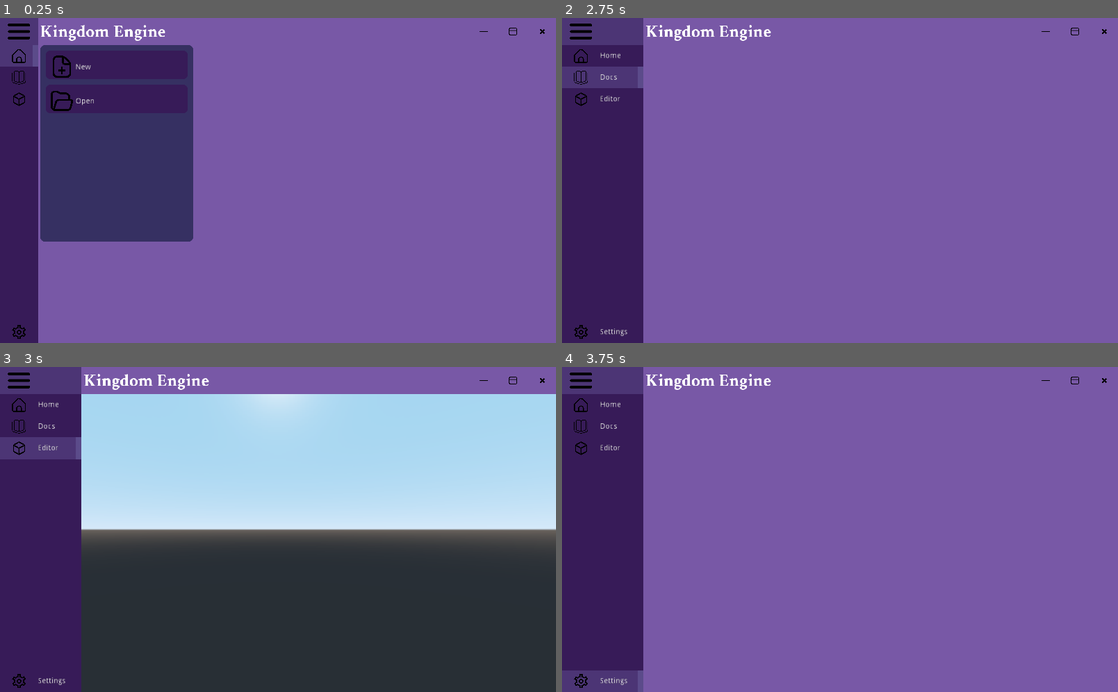
Above: before the commit, frames 1-4 (two rows, left to right).
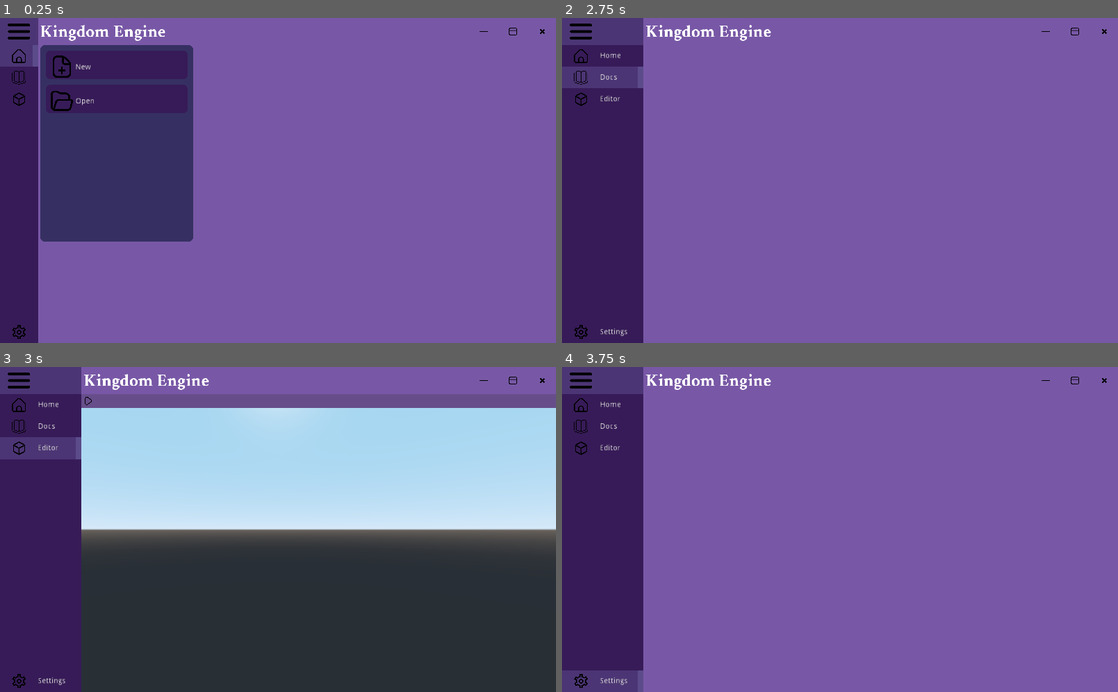
Above: after the commit, the same moments.

Repository: TheLuke013/Kingdom-Engine
Game: Godot game, scene res://scenes/Main.tscn
Same seed, same stepped clock (60 frames per second), same inputs: the game is played once before the commit and once after it.
Inputs (mouse positions are in pixels of both pictures, inside the frame that each line leads up to):
- Up to frame 1 (0.25 s): no input
- Up to frame 2 (2.75 s): tap Enter at 0.5, 2 s; move the mouse to (578, 31) at 0.52 s; hold Mouse wheel up (zoom_in) 0.53-1.28 s; click (578, 31) at 0.67 s; tap Space at 1.25 s; move the mouse to (600, 57) at 1.27 s; tap Mouse wheel down (zoom_out) at 1.35 s; click (600, 57) at 1.42 s; move the mouse to (600, 76) at 2.02 s; hold Mouse wheel up (zoom_in) from 2.03 s (still down); click (600, 76) at 2.17 s
- Up to frame 3 (3 s): tap Space at 2.75 s; move the mouse to (38, 448) at 2.77 s; release Mouse wheel up (zoom_in) at 2.78 s; tap Mouse wheel down (zoom_out) at 2.85 s; click (38, 448) at 2.92 s
- Up to frame 4 (3.75 s): tap Enter at 3.5 s; move the mouse to (600, 682) at 3.52 s; hold Mouse wheel up (zoom_in) from 3.53 s (still down); click (600, 682) at 3.67 s

Frames 1-2 are identical in both runs. In frame 3, 3.6% of the frame differs, in the area x 14-100%, y 8-13%; in frame 4, nothing differs.

Commit message:
Added Engine base

Diff:
--- a/components/Button.tscn
+++ b/components/Button.tscn
@@ -1,6 +1,6 @@
 [gd_scene load_steps=2 format=2]
 
-[ext_resource path="res://scripts/Button.gd" type="Script" id=1]
+[ext_resource path="res://scripts/UI/Button.gd" type="Script" id=1]
 
 [node name="Button" type="Control"]
 margin_right = 114.0
--- a/components/NavItem.tscn
+++ b/components/NavItem.tscn
@@ -1,6 +1,6 @@
 [gd_scene load_steps=2 format=2]
 
-[ext_resource path="res://scripts/NavItem.gd" type="Script" id=1]
+[ext_resource path="res://scripts/UI/NavItem.gd" type="Script" id=1]
 
 [node name="NavItem" type="Control" groups=["NavItem"]]
 margin_right = 70.0
--- a/components/SysButton.tscn
+++ b/components/SysButton.tscn
@@ -1,6 +1,6 @@
 [gd_scene load_steps=2 format=2]
 
-[ext_resource path="res://scripts/SystemButtons.gd" type="Script" id=1]
+[ext_resource path="res://scripts/UI/SystemButtons.gd" type="Script" id=1]
 
 [node name="SysButton" type="ColorRect"]
 margin_right = 50.0
--- /dev/null
+++ b/components/ToolButton.tscn
@@ -0,0 +1,14 @@
+[gd_scene load_steps=2 format=2]
+
+[ext_resource path="res://scripts/UI/ToolButton.gd" type="Script" id=1]
+
+[node name="ToolButton" type="ColorRect"]
+margin_right = 25.0
+margin_bottom = 25.0
+rect_min_size = Vector2( 25, 25 )
+color = Color( 1, 1, 1, 0 )
+script = ExtResource( 1 )
+
+[node name="Icon" type="Sprite" parent="."]
+position = Vector2( 12.5, 12.5 )
+scale = Vector2( 0.03, 0.03 )
--- /dev/null
+++ b/icons/toque.svg
@@ -0,0 +1,2 @@
+<?xml version="1.0" encoding="UTF-8"?>
+<svg xmlns="http://www.w3.org/2000/svg" id="Outline" viewBox="0 0 24 24" width="512" height="512"><path d="M20.494,7.968l-9.54-7A5,5,0,0,0,3,5V19a5,5,0,0,0,7.957,4.031l9.54-7a5,5,0,0,0,0-8.064Zm-1.184,6.45-9.54,7A3,3,0,0,1,5,19V5A2.948,2.948,0,0,1,6.641,2.328,3.018,3.018,0,0,1,8.006,2a2.97,2.97,0,0,1,1.764.589l9.54,7a3,3,0,0,1,0,4.836Z"/></svg>
--- a/resources/corner_style.tres
+++ b/resources/corner_style.tres
@@ -2,3 +2,5 @@
 
 [resource]
 bg_color = Color( 0.215686, 0.105882, 0.345098, 1 )
+shadow_size = 10
+shadow_offset = Vector2( 10, 10 )
--- a/scenes/Editor.tscn
+++ b/scenes/Editor.tscn
@@ -1,7 +1,7 @@
 [gd_scene load_steps=3 format=2]
 
-[ext_resource path="res://scripts/Editor.gd" type="Script" id=1]
-[ext_resource path="res://scripts/Viewport.gd" type="Script" id=2]
+[ext_resource path="res://scripts/Pages/Editor.gd" type="Script" id=1]
+[ext_resource path="res://scripts/Pages/Viewport.gd" type="Script" id=2]
 
 [node name="Editor" type="Spatial"]
 script = ExtResource( 1 )
--- a/scenes/Main.tscn
+++ b/scenes/Main.tscn
@@ -1,10 +1,10 @@
 [gd_scene load_steps=19 format=2]
 
 [ext_resource path="res://icons/menu-burger.svg" type="Texture" id=1]
-[ext_resource path="res://scripts/ToggleButton.gd" type="Script" id=2]
+[ext_resource path="res://scripts/UI/ToggleButton.gd" type="Script" id=2]
 [ext_resource path="res://icons/home.svg" type="Texture" id=3]
 [ext_resource path="res://components/SysButton.tscn" type="PackedScene" id=4]
-[ext_resource path="res://scripts/TitleBar.gd" type="Script" id=5]
+[ext_resource path="res://scripts/UI/TitleBar.gd" type="Script" id=5]
 [ext_resource path="res://icons/window-maximize.svg" type="Texture" id=6]
 [ext_resource path="res://icons/cross-small.svg" type="Texture" id=7]
 [ext_resource path="res://icons/minus.svg" type="Texture" id=8]
@@ -15,7 +15,7 @@
 [ext_resource path="res://scenes/pages/Home.tscn" type="PackedScene" id=13]
 [ext_resource path="res://resources/corner_style.tres" type="StyleBox" id=14]
 [ext_resource path="res://resources/crimson_bold_font.tres" type="DynamicFont" id=15]
-[ext_resource path="res://scripts/EditorGUI.gd" type="Script" id=16]
+[ext_resource path="res://scenes/pages/EditorGUI.tscn" type="PackedScene" id=16]
 [ext_resource path="res://scenes/Editor.tscn" type="PackedScene" id=17]
 
 [sub_resource type="Animation" id=2]
@@ -194,11 +194,7 @@
 anchor_right = 1.0
 anchor_bottom = 1.0
 
-[node name="EditorGUI" type="Control" parent="HBoxContainer/Body/Pages"]
-visible = false
-anchor_right = 1.0
-anchor_bottom = 1.0
-script = ExtResource( 16 )
+[node name="EditorGUI" parent="HBoxContainer/Body/Pages" instance=ExtResource( 16 )]
 
 [node name="Settings" type="Control" parent="HBoxContainer/Body/Pages"]
 visible = false
@@ -210,4 +206,3 @@
 
 [connection signal="gui_input" from="HBoxContainer/Sidebar/VBoxContainer/TopContainer/ToggleButton" to="HBoxContainer/Sidebar/VBoxContainer/TopContainer/ToggleButton" method="_on_ToggleButton_gui_input"]
 [connection signal="gui_input" from="HBoxContainer/Body/TopBar/TitleBar" to="HBoxContainer/Body/TopBar/TitleBar" method="_on_TitleBar_gui_input"]
-[connection signal="visibility_changed" from="HBoxContainer/Body/Pages/EditorGUI" to="HBoxContainer/Body/Pages/EditorGUI" method="_on_EditorGUI_visibility_changed"]
--- /dev/null
+++ b/scenes/pages/EditorGUI.tscn
@@ -0,0 +1,43 @@
+[gd_scene load_steps=4 format=2]
+
+[ext_resource path="res://scripts/Pages/EditorGUI.gd" type="Script" id=1]
+[ext_resource path="res://components/ToolButton.tscn" type="PackedScene" id=2]
+[ext_resource path="res://icons/toque.svg" type="Texture" id=3]
+
+[node name="EditorGUI" type="Control"]
+anchor_right = 1.0
+anchor_bottom = 1.0
+margin_left = -4.0
+margin_right = -4.0
+size_flags_horizontal = 3
+size_flags_vertical = 3
+script = ExtResource( 1 )
+__meta__ = {
+"_edit_use_anchors_": true
+}
+
+[node name="Topbar" type="VBoxContainer" parent="."]
+anchor_right = 1.0
+anchor_bottom = 1.0
+margin_bottom = -575.0
+rect_min_size = Vector2( 1024, 25 )
+size_flags_horizontal = 3
+
+[node name="ToolsBar" type="ColorRect" parent="Topbar"]
+margin_right = 1024.0
+margin_bottom = 25.0
+rect_min_size = Vector2( 1024, 25 )
+size_flags_horizontal = 3
+color = Color( 0.403922, 0.305882, 0.545098, 1 )
+
+[node name="ToolButtons" type="HBoxContainer" parent="."]
+anchor_right = 1.0
+anchor_bottom = 1.0
+margin_bottom = -575.0
+rect_min_size = Vector2( 1024, 25 )
+size_flags_horizontal = 3
+
+[node name="ToolButton" parent="ToolButtons" instance=ExtResource( 2 )]
+icon = ExtResource( 3 )
+
+[connection signal="visibility_changed" from="." to="." method="_on_EditorGUI_visibility_changed"]
--- a/scenes/pages/Home.tscn
+++ b/scenes/pages/Home.tscn
@@ -1,6 +1,6 @@
 [gd_scene load_steps=6 format=2]
 
-[ext_resource path="res://scripts/Home.gd" type="Script" id=1]
+[ext_resource path="res://scripts/Pages/Home.gd" type="Script" id=1]
 [ext_resource path="res://components/Button.tscn" type="PackedScene" id=2]
 [ext_resource path="res://icons/add-document.svg" type="Texture" id=4]
 [ext_resource path="res://icons/folder-open.svg" type="Texture" id=5]
--- a/scripts/EditorGUI.gd
+++ b/scripts/Pages/EditorGUI.gd
@@ -4,5 +4,6 @@
 onready var editor = $"../../../../Editor"
 
 func _on_EditorGUI_visibility_changed():
-	main_bg.visible = !visible
-	editor.editor_is_active = visible
+	if main_bg and editor:
+		main_bg.visible = !visible
+		editor.editor_is_active = visible
--- a/scripts/Viewport.gd
+++ b/scripts/Pages/Viewport.gd
@@ -24,7 +24,6 @@
 		update_zoom()
 
 func update_zoom():
-	print(zoom_level)
 	camera.fov = zoom_level
 
 func _physics_process(_delta):
--- /dev/null
+++ b/scripts/RunGame.gd
@@ -0,0 +1 @@
+extends Node
--- /dev/null
+++ b/scripts/UI/ToolButton.gd
@@ -0,0 +1,9 @@
+extends ColorRect
+
+enum TYPES {run}
+
+export(TYPES) var types = TYPES.run
+export(StreamTexture) var icon
+
+func _ready():
+	$Icon.texture = icon
Not shown, added: engine/Engine/Debug/Engine.vcxproj.FileListAbsolute.txt
Binary file added: engine/Engine/Debug/main.obj
Not shown, added: engine/Engine/Debug/main.obj.import
Not shown, added: icons/toque.svg.import
Renamed: scripts/Editor.gd -> scripts/Pages/Editor.gd
Renamed: scripts/Home.gd -> scripts/Pages/Home.gd
Renamed: scripts/Button.gd -> scripts/UI/Button.gd
Renamed: scripts/NavItem.gd -> scripts/UI/NavItem.gd
Renamed: scripts/SystemButtons.gd -> scripts/UI/SystemButtons.gd
Renamed: scripts/TitleBar.gd -> scripts/UI/TitleBar.gd
Renamed: scripts/ToggleButton.gd -> scripts/UI/ToggleButton.gd
Not shown, added: engine/Engine/Debug/Engine.exe
(and 199 more such lines)
